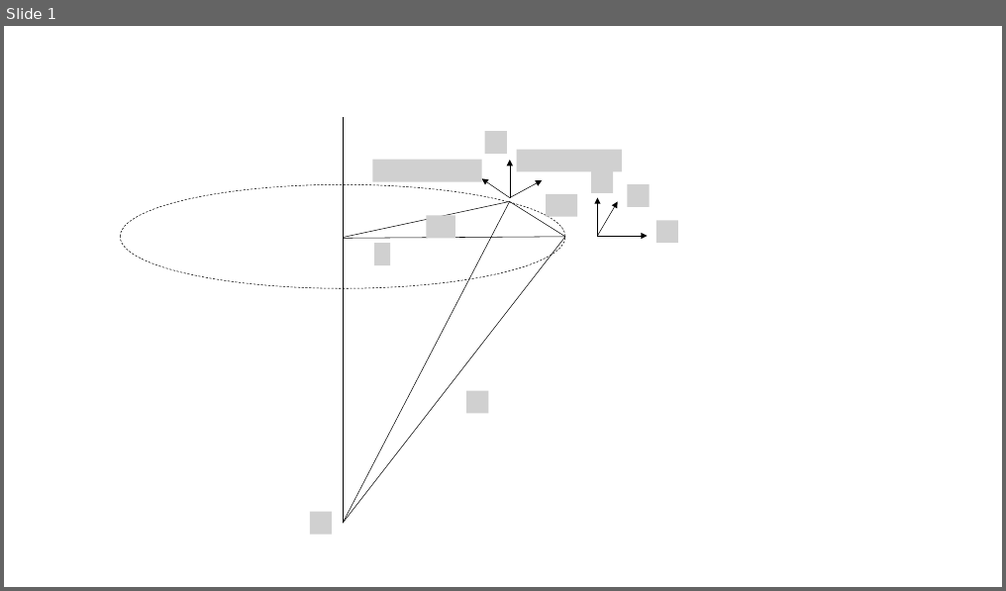
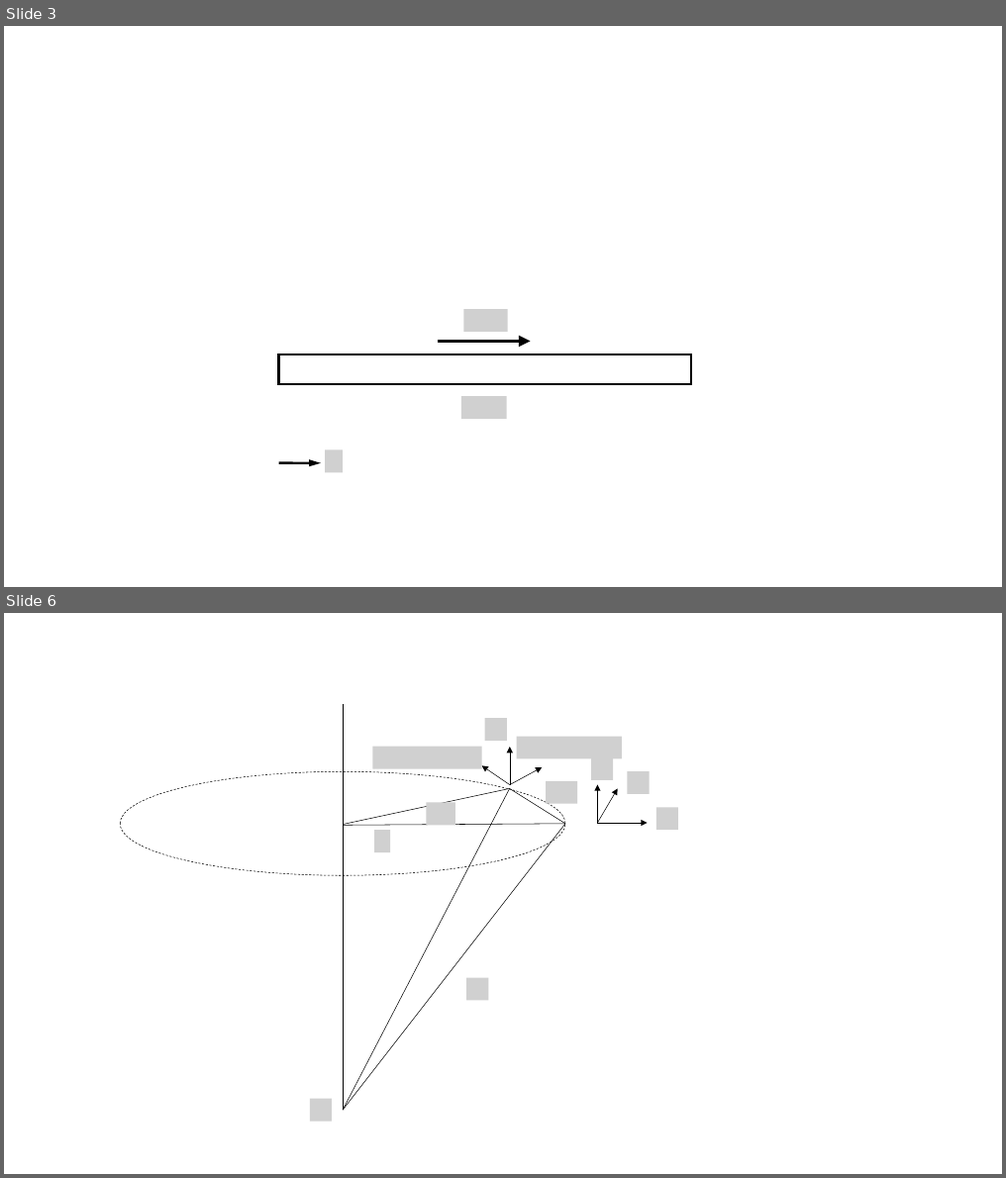
Before and after one commit to kms0523/Study, a slide deck: 그림.pptx. Shown one above the other, each under a label of ours: slide 1 before the commit, slides 3 and 6 after it; the slides between them are not shown. The pictures are 1006x591 and 1006x1178 pixels, drawn with LibreOffice and Linux fonts; fonts in the diff are those of the drawing; grey boxes stand for pictures. Boxes give left, top, right and bottom in pixels: in the first picture for what was removed or moved away, otherwise in the second. Text is boxed around its words. In the diff, an @@ line names an element or a change of style, - is before the commit and + after.

```diff
--- a/그림.pptx
+++ b/그림.pptx
@@ slide 3 added at (4, 26, 1002, 587), background #FFFFFF @@
@@ picture added at (463, 309, 508, 332) @@
@@ arrow added from (438, 341) to (531, 341), #000000 2.25 pt @@
@@ rectangle added at (279, 355, 691, 383), outline #000000 2.25 pt @@
@@ picture added at (461, 396, 506, 419) @@
@@ arrow added from (279, 464) to (321, 464), #000000 2.25 pt @@
@@ picture added at (325, 451, 344, 472) @@
@@ what was slide 1 is now slide 6 @@
```
Also in this commit, not shown: 4 other slides added, 42 other files.
